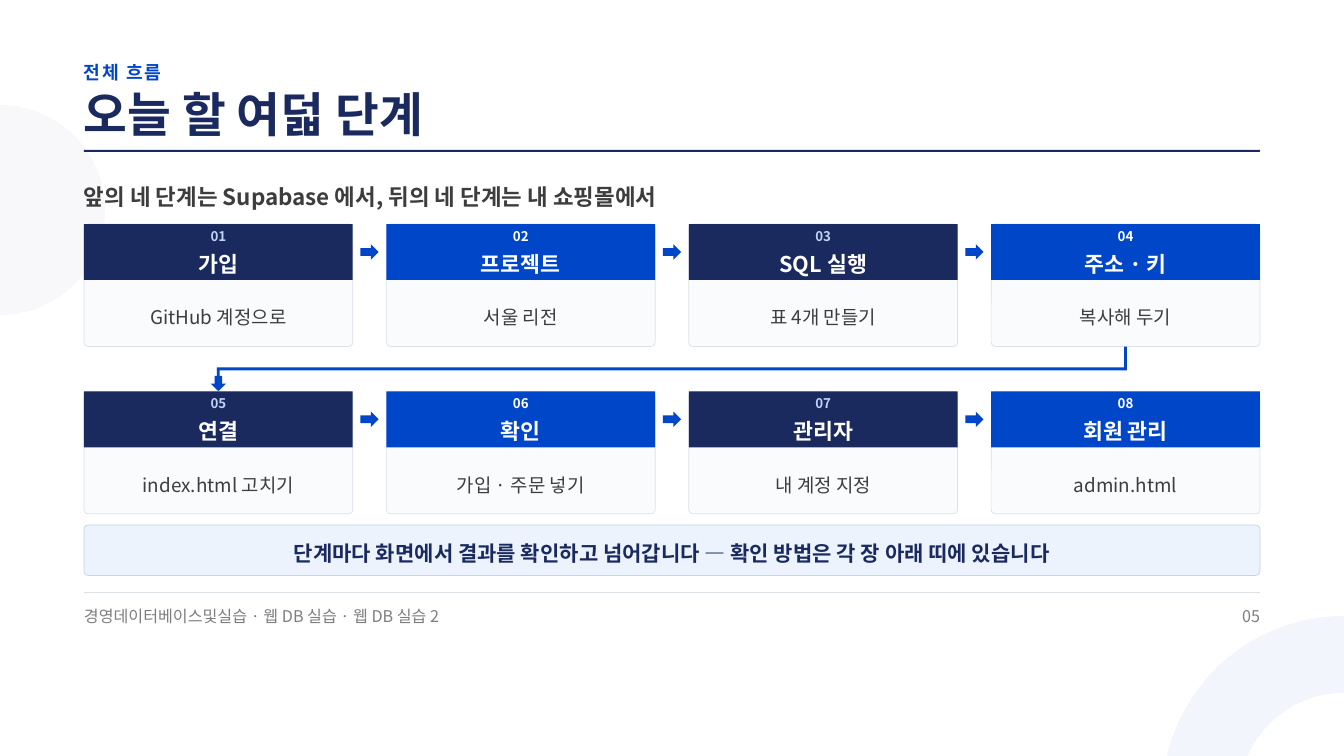
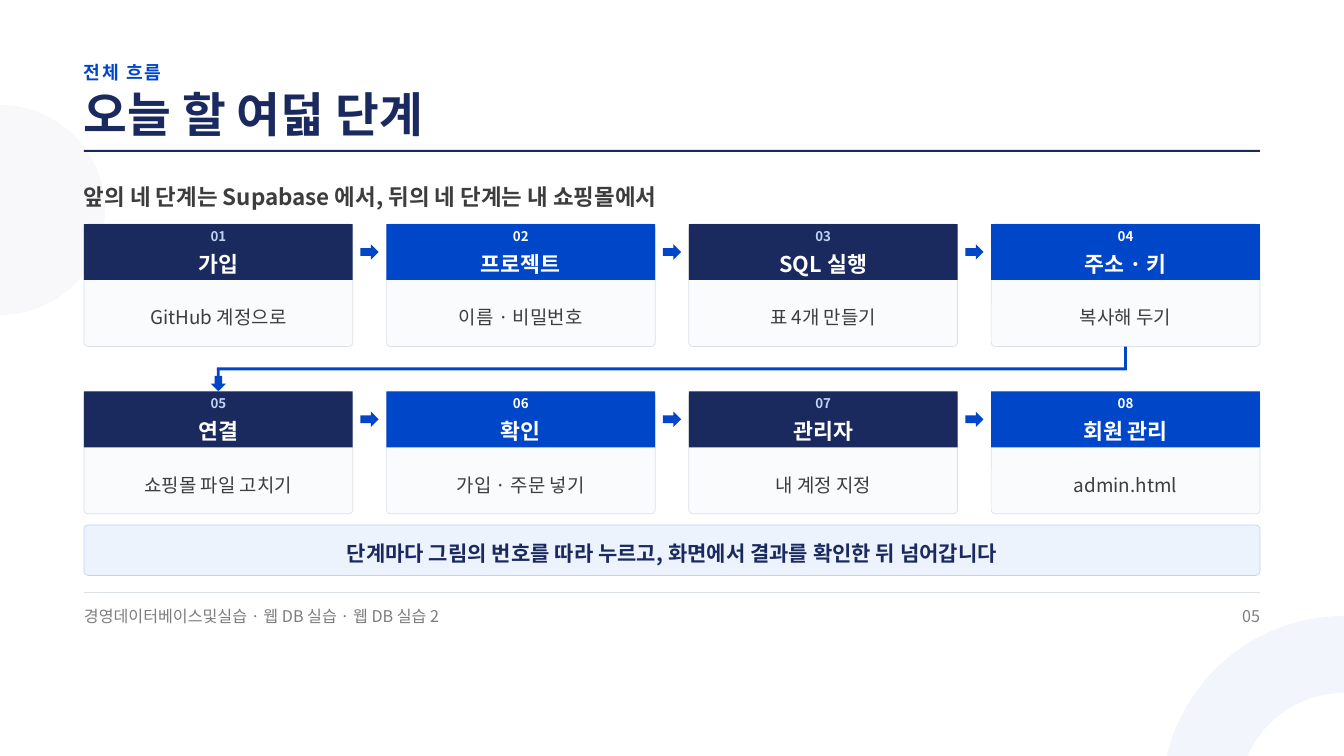
Before and after one commit to jungaistar/materials, a slide deck: slide 5 of koreatech-db/webdb/웹DB실습2_Supabase로_쇼핑몰에_DB_연결하기.pptx. Drawn at 1344x756 pixels with LibreOffice and Linux fonts; fonts in the diff are those of the drawing. Boxes give left, top, right and bottom in pixels: in the first picture for what was removed or moved away, otherwise in the second. Text is boxed around its words. In the diff, an @@ line names an element or a change of style, - is before the commit and + after.

Commit message:
koreatech-db 웹 DB 실습 강의안(그림 · 프롬프트 · 웹 구조 보강): 웹DB실습2_Supabase로_쇼핑몰에_DB_연결하기.pptx

```diff
--- a/koreatech-db/webdb/웹DB실습2_Supabase로_쇼핑몰에_DB_연결하기.pptx
+++ b/koreatech-db/webdb/웹DB실습2_Supabase로_쇼핑몰에_DB_연결하기.pptx
@@ text at [459,308,583,326]: text changed @@
-서울 리전
+이름 · 비밀번호
@@ text at [145,476,292,494]: text changed @@
-index.html 고치기
+쇼핑몰 파일 고치기
@@ text at [347,543,997,565]: text changed @@
-단계마다 화면에서 결과를 확인하고 넘어갑니다 — 확인 방법은 각 장 아래 띠에 있습니다
+단계마다 그림의 번호를 따라 누르고, 화면에서 결과를 확인한 뒤 넘어갑니다
```
Also in this commit, not shown: 29 other slides changed, 5 slides added.
